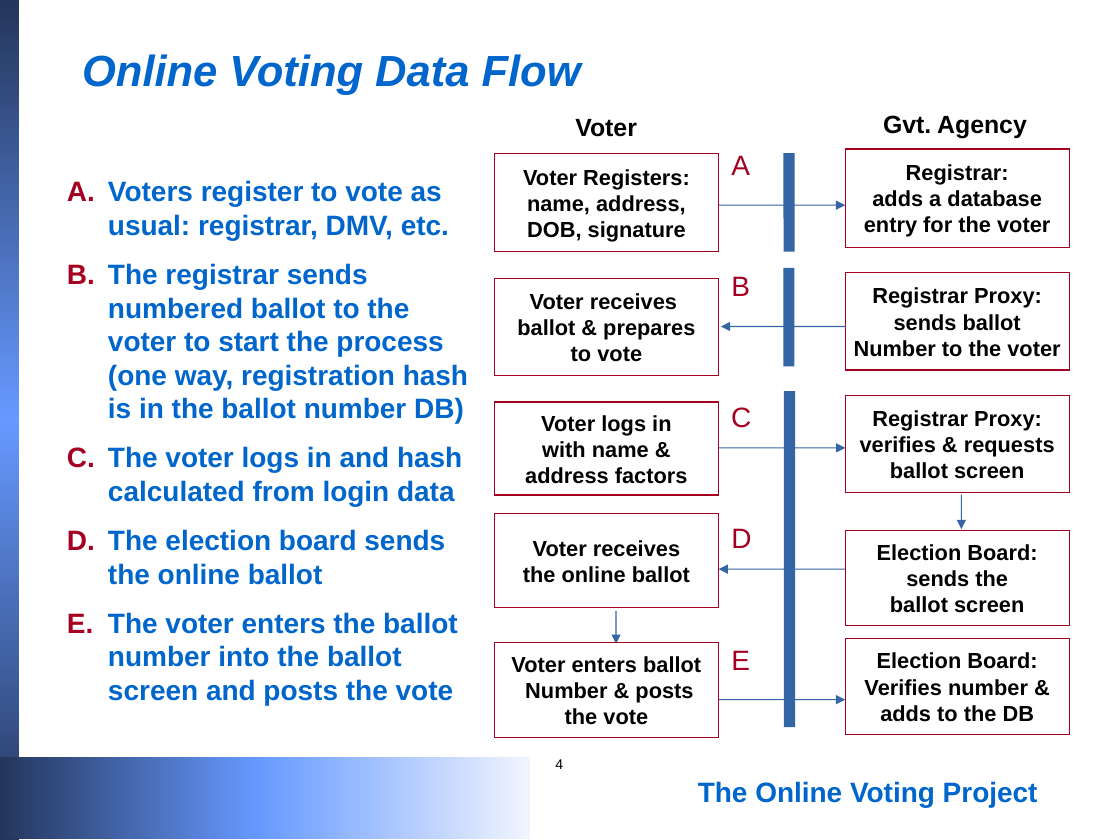
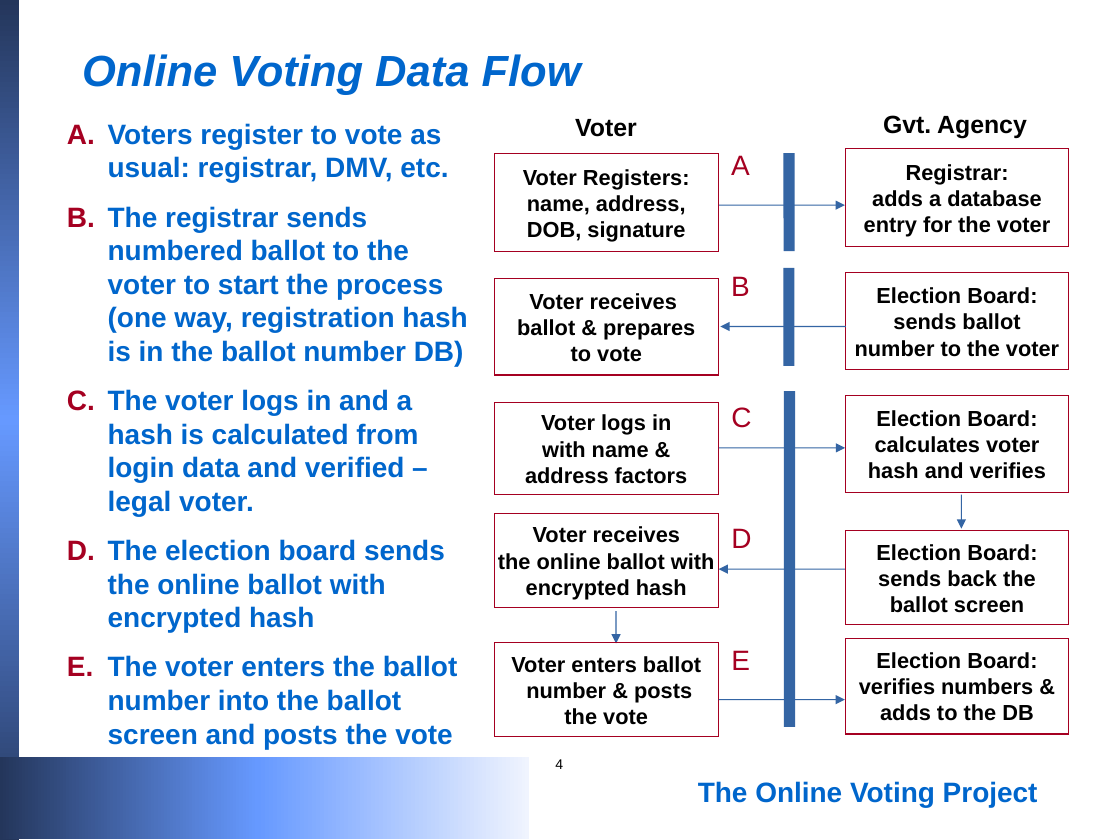
Before and after one commit to blewett/online-voting-prototype, a slide deck: slide 4 of voting.ppt. Drawn at 1120x840 pixels with LibreOffice and Linux fonts; fonts in the diff are those of the drawing. Boxes give left, top, right and bottom in pixels: in the first picture for what was removed or moved away, otherwise in the second. Text is boxed around its words. In the diff, an @@ line names an element or a change of style, - is before the commit and + after.

```diff
--- a/voting.ppt
+++ b/voting.ppt
@@ text "Voters register to vote as ...": place and size @@
-text "Voters register to vote as ..." at [108, 180, 468, 705]
+text "Voters register to vote as ..." at [108, 123, 467, 749]
@@ text at [108, 123, 467, 749]: indent changed @@
@@ text in rectangle at [876, 287, 1037, 304]: text changed @@
-Registrar Proxy:
+Election Board:
@@ text in rectangle at [855, 340, 1059, 357]: text changed @@
-Number to the voter
+number to the voter
@@ text at [108, 389, 445, 632]: text changed @@
-C. The voter logs in and hash calculated from login data
-D. The election board sends the online ballot
+C. The voter logs in and a hash is calculated from login data and verified – legal voter.
+D. The election board sends the online ballot with encrypted hash
@@ text in rectangle at [868, 410, 1046, 479]: text changed @@
-Registrar Proxy:
-verifies & requests
-ballot screen
+Election Board:
+calculates voter
+hash and verifies
@@ text in rectangle at [498, 553, 715, 600]: text changed @@
-the online ballot
+the online ballot with
+encrypted hash
@@ text in rectangle at [878, 570, 1036, 587]: text changed @@
-sends the
+sends back the
@@ text in rectangle at [526, 682, 692, 703]: text changed @@
-Number & posts
+number & posts
@@ text in rectangle at [859, 678, 1033, 695]: text changed @@
-Verifies number &
+verifies numbers &
```
Also in this commit, not shown: 4 other slides changed, 1 other file.
